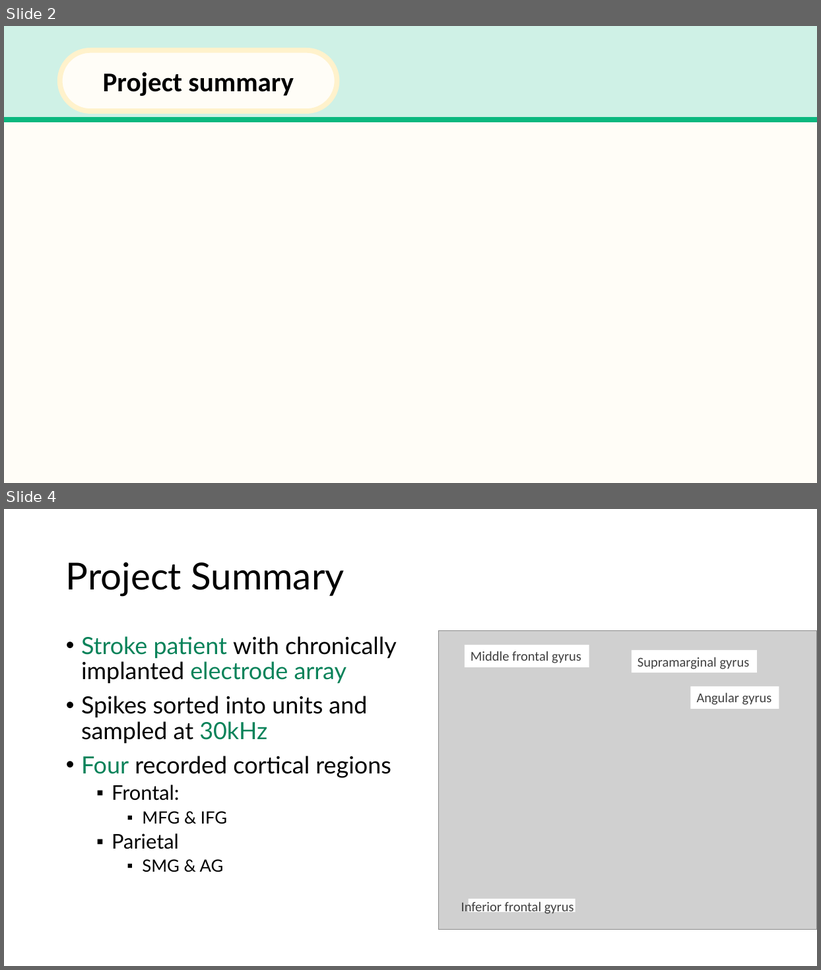
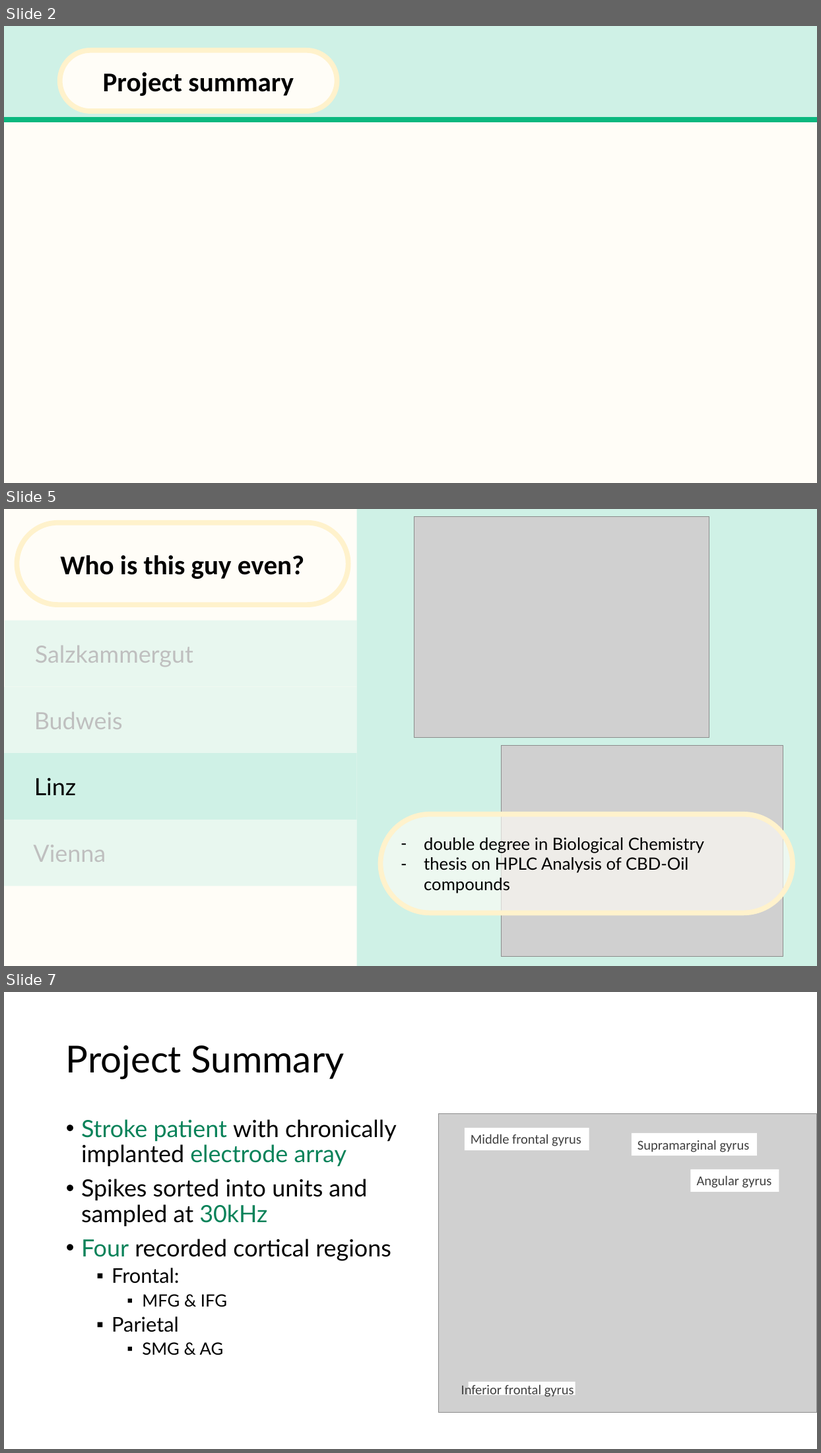
Before and after one commit to trNk27/Human_Data_Exploration, a slide deck: presentation/Prototype.pptx. Shown one above the other, each under a label of ours: slides 2 and 4 before the commit, slides 2, 5 and 7 after it; the slides between them are not shown. The pictures are 821x970 and 821x1453 pixels, drawn with LibreOffice and Linux fonts; fonts in the diff are those of the drawing; grey boxes stand for pictures; background and template pictures are left out. Boxes give left, top, right and bottom in pixels: in the first picture for what was removed or moved away, otherwise in the second. Text is boxed around its words. In the diff, an @@ line names an element or a change of style, - is before the commit and + after.

```diff
--- a/presentation/Prototype.pptx
+++ b/presentation/Prototype.pptx
@@ slide 5 added at box(4, 509, 817, 966), background #FFFDF7 @@
@@ rounded rectangle added at box(17, 523, 348, 605), fill #FFFDF7, outline #FFF2CC 6 pt, 32 pt, text #000000, bold @@
+Who is this guy even?
@@ rectangle added at box(357, 509, 817, 966), fill #CFF1E6 @@
@@ picture added at box(415, 516, 709, 737) @@
@@ rectangle added at box(5, 621, 357, 687), fill #CFF1E6 at 46% opacity, 28 pt, text #BFBFBF @@
+Salzkammergut
@@ rectangle added at box(4, 687, 357, 754), fill #CFF1E6 at 46% opacity, 28 pt, text #BFBFBF @@
+Budweis
@@ picture added at box(502, 746, 783, 956) @@
@@ rectangle added at box(4, 754, 357, 820), fill #CFF1E6, 28 pt, text #000000 @@
+Linz
@@ rectangle added at box(4, 820, 357, 887), fill #CFF1E6 at 46% opacity, 28 pt, text #BFBFBF @@
+Vienna
@@ rounded rectangle added at box(380, 815, 793, 914), fill #FFFDF7 at 64% opacity, outline #FFF2CC 6 pt, 20 pt, text #000000 @@
+– double degree in Biological Chemistry
+– thesis on HPLC Analysis of CBD-Oil compounds
@@ what was slide 4 is now slide 7 @@
```
Also in this commit, not shown: 5 slides changed, 4 other slides added, 1 slide removed, 2 other files.
